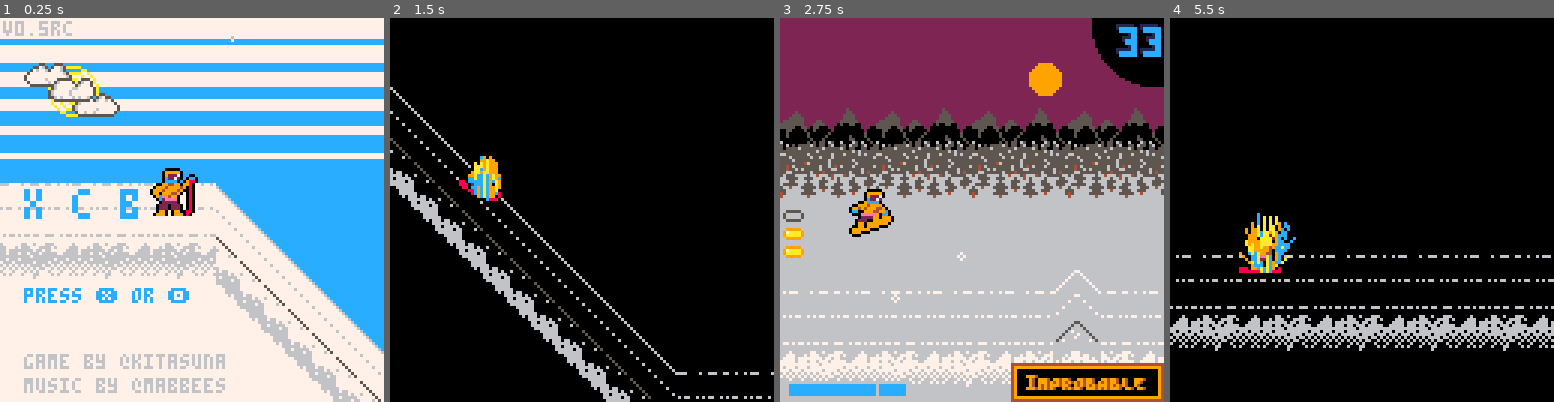
Above: before the commit, frames 1-4 (left to right).
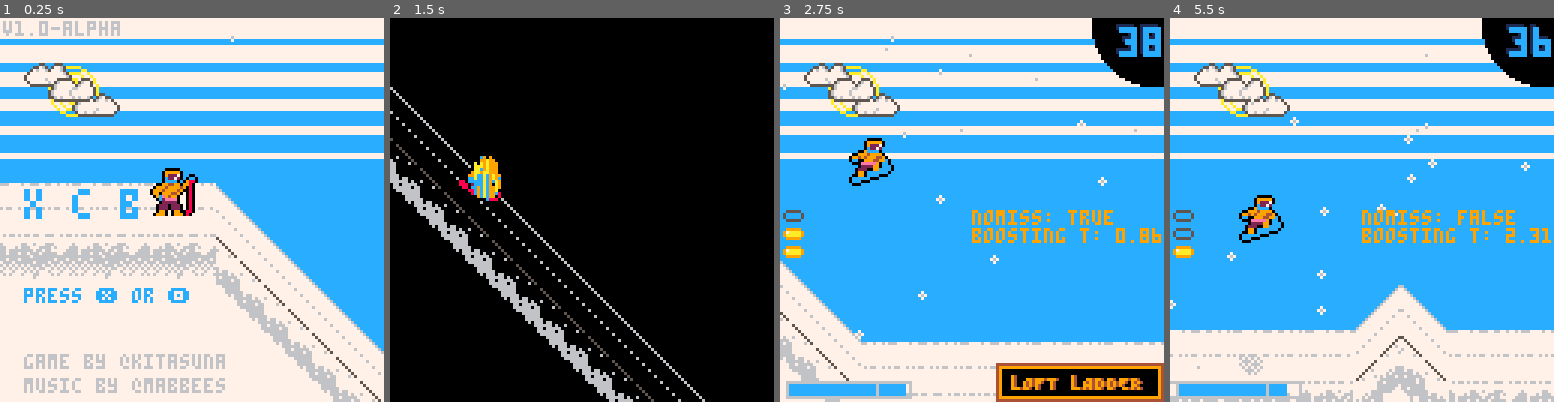
Above: after the commit, the same moments.

Repository: radicalslice/xcb
Game: PICO-8 cartridge main.p8
Same seed, same stepped clock (60 frames per second), same inputs: the game is played once before the commit and once after it.
Inputs:
- Up to frame 1 (0.25 s): no input
- Up to frame 2 (1.5 s): tap X (X key) at 0.33, 1.07 s; tap O (Z key) at 0.7 s
- Up to frame 3 (2.75 s): hold Right 1.6-2.1 s; tap O (Z key) at 1.7, 2.1, 2.5 s; tap X (X key) at 1.85 s; hold Up 2.15-2.42 s; hold Right from 2.47 s (still down)
- Up to frame 4 (5.5 s): tap O (Z key) every 0.4 s from 2.9 to 5.3 s; tap X (X key) at 2.97, 4.08, 5.2 s; release Right at 3.03 s; hold Left 3.08-3.58 s; hold Down 3.63-3.97 s; hold Right 4.02-4.68 s; hold Up 4.73-5.03 s; hold Left from 5.08 s (still down)

The runs differ from the first frame. In frame 1, 0.4% of the frame differs, in the area x 3-32%, y 0-5%; in frame 2, 2.3%; in frame 3, 88%; in frame 4, 97%, in the area x 0-100%, y 0-100%.

Commit message:
v1.0::boardscore Add nomiss and boosttime

Diff:
--- a/_game.lua
+++ b/_game.lua
@@ -96,6 +96,21 @@
    -- prevent the gameover time from triggering if the player has already init'd it
    _timers.pregameover.ttl = 0
    _up_charge,_down_charge = 0,0
+
+
+   -- check boosting time and update boardscore if needed
+   local boosttime = player.boosting_time / (_now - _level.started_at)
+   printh("Level boosttime: "..boosttime)
+   if boosttime > 0.66 then
+      _boardscore:update(_level.name, "boosttime", true)
+   end
+
+   -- debuggin, print boardscore for level
+   printh("Level Boardscore: ")
+   for t,v in pairs(_level.score) do
+     printh(t..":"..(v and "true" or "false"))
+   end
+
    __update = _update_interlevel
    __draw = _draw_interlevel
    return
@@ -357,7 +372,8 @@
   if _debug.msgs then
     -- draw_ctrls(12, 108, 9)
     -- player debug stuff
-    -- print("lmi: ".._last_music_idx, 64, 64, 9)
+    print("nomiss: "..(_level.score.nomiss and "true" or "false"), 64, 64, 9)
+    print("boosting t: "..player.boosting_time, 64, 70, 9)
     -- print("X: "..flr(player.x), 56, 100, 9)
     -- print("cpu: "..stat(1), 56, 100, 9)
     -- print("plr: "..flr(player.x)..","..flr(player.y)..","..player.plane, 56, 94, 9)
--- a/_init.lua
+++ b/_init.lua
@@ -13,9 +13,11 @@
     _timers.input_freeze:init(0.2, _last_ts)
     _timers.snow:init(0.05, _last_ts)
 
+    _boardscore = BoardScore:new()
+
     player:reset()
 
-    _level_index = 5
+    _level_index = 1
     _game_timer.clock = 0
     _game_timer.expired = false
 
--- a/_title.lua
+++ b/_title.lua
@@ -42,7 +42,7 @@
   print("press "..BUTTON_X.." or "..BUTTON_O, 8, 90, 12)
   -- palt()
 
-  print("v0.5rc", 1, 1, 6)
+  print("v1.0-alpha", 1, 1, 6)
   print("game by @kitasuna", 8, 112, 6)
   print("music by @mabbees", 8, 120, 6)
 
--- /dev/null
+++ b/boardscore.lua
@@ -0,0 +1,58 @@
+BoardScore = {}
+function BoardScore:new(o)
+  printh("called boardscore:new")
+  local base = {}
+  for n in all(_level_names) do
+    base[n] = {
+      nomiss = false,
+      juicebox = false,
+      boosttime = false,
+    }
+  end
+  for k, v in pairs(base) do
+    printh("loop Entry in base: "..k)
+  end
+  o = o or base
+  setmetatable(o, self)
+  self.__index = self
+  return o
+end
+
+function BoardScore:load()
+ -- load from local
+end
+
+function BoardScore:save()
+  --save to local
+end
+
+function BoardScore:update(level_name, key, value)
+  _boardscore[level_name][key] = value
+end
+
+function BoardScore:getLevelTotal()
+
+end
+
+function BoardScore:getAllTotal()
+
+end
+
+-- for adding current run to previous runs
+function BoardScore:merge(run)
+  for level_name, scores in pairs(run) do
+    for score_name, v in pairs(scores) do
+      self[level_name][score_name] = v or self[score_name][v]
+    end
+  end
+end
+
+--[[
+  "levelname": {
+    "whatever": true,
+    "another": false,
+  }
+  nomisses - don't biff any jumps
+  juicebox - the thing you have to get on each level)
+  boosttime - boosting for N% of total level time
+]]--
--- a/level.lua
+++ b/level.lua
@@ -6,15 +6,23 @@
 _map_table = {}
 -- []{x_pos, y_elevation}
 _elevations = {}
+_level_names = {
+"lOFT lADDER",
+"cOINFLIP",
+"iN tHE wEEDS",
+"hALF-lIGHT",
+"iMPROBABLE",
+"sCOOPSYLVANIA",
+}
 
 -- how much time to add to the remaining time at each interlevel
 _checkpoints = {40,35,45,35,35,25}
 
 _level_configs = {
   {
-    name = "lOFT lADDER",
+    name = _level_names[1],
     -- mountain tile x, mountain tile y, mountain pos y, tree pos y, flat map x,ramp left start,ramp right end,fill color for under course
-    tiles = { 17,1,24,30,21,24,27,7},
+    tiles = {17,1,24,30,21,24,27,7},
     tree_tileheight = 3,
     foreground = false,
     branches = {2, 3},
@@ -37,7 +45,7 @@
     end,
   },
   {
-    name = "cOINFLIP",
+    name = _level_names[2],
     -- mountain tile x, mountain tile y, mountain pos y, tree pos y, flat map x
     tiles = {17,1,24,30,21,24,27,7},
     branches = {4, 5},
@@ -52,7 +60,7 @@
     end,
   },
   {
-    name = "iN tHE wEEDS",
+    name = _level_names[3],
     tiles = { 17,1,24,30,29,32,35,4},
     branches = {4, 5},
     tree_tileheight = 3,
@@ -68,7 +76,7 @@
     end,
   },
   {
-    name = "hALF-lIGHT",
+    name = _level_names[4],
     -- mountain tile x, mountain tile y, mountain pos y, tree pos y, flat map x
     tiles = { 13,3,28,40,21,24,27,7},
     branches = {6, 6},
@@ -87,7 +95,7 @@
     end,
   },
   {
-    name = "iMPROBABLE",
+    name = _level_names[5],
     -- mountain tile x, mountain tile y, mountain pos y, tree pos y, flat map x
     tiles = { 13,3,28,40,21,24,27,7},
     branches = {6, 6},
@@ -116,7 +124,7 @@
     end,
   },
   {
-    name = "sCOOPSYLVANIA",
+    name = _level_names[6],
     -- mountain tile x, mountain tile y, mountain pos y, tree pos y, flat map x
     tiles = { 13,3,28,40,21,24,27,7},
     tree_tileheight = 2,
@@ -202,15 +210,17 @@
 _levels = {
 -- loft ladder
 [[
-ddown,512
+ddown,256
 bup,8,-2
 bdown,8
 ddown,32
 flat,256
 bup,16,-2.5
 bdown,16
-flat,256
-obs,6,160
+flat,112
+obs,6,160
+bup,16,-2.5
+bdown,16
 flat,112
 bup,16,-2.5
 bdown,16
@@ -709,7 +719,7 @@
 obs,0
 flat,96
 ddown,128]],
--- wulff den
+-- scoopsylvania
 [[
 ddown,144
 flat,96
--- a/main.p8
+++ b/main.p8
@@ -13,15 +13,16 @@
 #include _stop.lua
 #include _title.lua
 #include _wipe.lua
-#include qico.lua
-#include utils.lua
-#include player.lua
+#include boardscore.lua
+#include colors.lua
+#include fleas.lua
 #include gamemgr.lua
 #include level.lua
-#include fleas.lua
+#include obstacle.lua
+#include player.lua
+#include qico.lua
 #include timer.lua
-#include colors.lua
-#include obstacle.lua
+#include utils.lua
 
 __gfx__
 00000000bbbbbbbbbbbbbbbbbbbbbbbbbbbbbbb6777777766bbbbbbb0000000000000000bbbbbbb00000bbbbbbbbbbbb00000bbbbbbbbbbb00000bbb00000000
--- a/player.lua
+++ b/player.lua
@@ -39,6 +39,7 @@
     p.frame_timer = 0
     p.plane = 0
     p.planedy = 0
+    p.boosting_time = 0
   end,
   change_state = function(p, state)
     -- printh("State change: "..p.state.."->"..state)
@@ -100,6 +101,9 @@
   end,
   update = function(p, dt, y_ground, ground_angle, block_input)
 
+    if p.boosting then
+      p.boosting_time += dt
+    end
     -- sound hack, disable sparkle sound
     -- after we reach the next part of the song
     if stat(49) == 44 and stat(54) != _last_music_idx then
@@ -277,6 +281,7 @@
 
       -- we missed the landing! so we'll hop
       if flr(p.angle) != ground_angle then
+        _boardscore:update(_level.name, "nomiss", false)
         p.dy = -2
         -- make sure we're just above ground level first
         p.y = p.y - 0.1
--- a/timer.lua
+++ b/timer.lua
@@ -111,15 +111,28 @@
       -- pass in 0 for the player's x position because it doesn't matter here
       local ranges, jumps, x_max = parse_ranges(_levels[_level_index], 0, _last_y_drawn + 8)
 
+      local levelname = _level_configs[_level_index].name
       _level = {
-        name = _level_configs[_level_index].name,
+        name = levelname,
         ranges = ranges,
         jumps = jumps,
         x_max = x_max,
+        score = _boardscore[levelname],
+        started_at = _last_ts, -- for calculating elapsed time on level
       }
 
+      -- assume true for the nomiss score
+      _level.score.nomiss = true
+
       _level_config = _level_configs[_level_index]
-      printh("Level Name: ".._level_config.name)
+
+      printh("Loaded boardscore: ")
+      for t,v in pairs(_level.score) do
+        printh(t..":"..(v and "true" or "false"))
+      end
+
+      printh("Level started at ".._level.started_at)
+
 
       add(_FX.notifs, new_notif(_level.name))
 
@@ -130,6 +143,7 @@
       _obsman:init()
       _obsman:parselvl(_levels[_level_index])
 
+      player.boosting_time = 0
       player.ddx = _PLAYER_DDX
       player.dx = _PLAYER_DX_MAX
 
